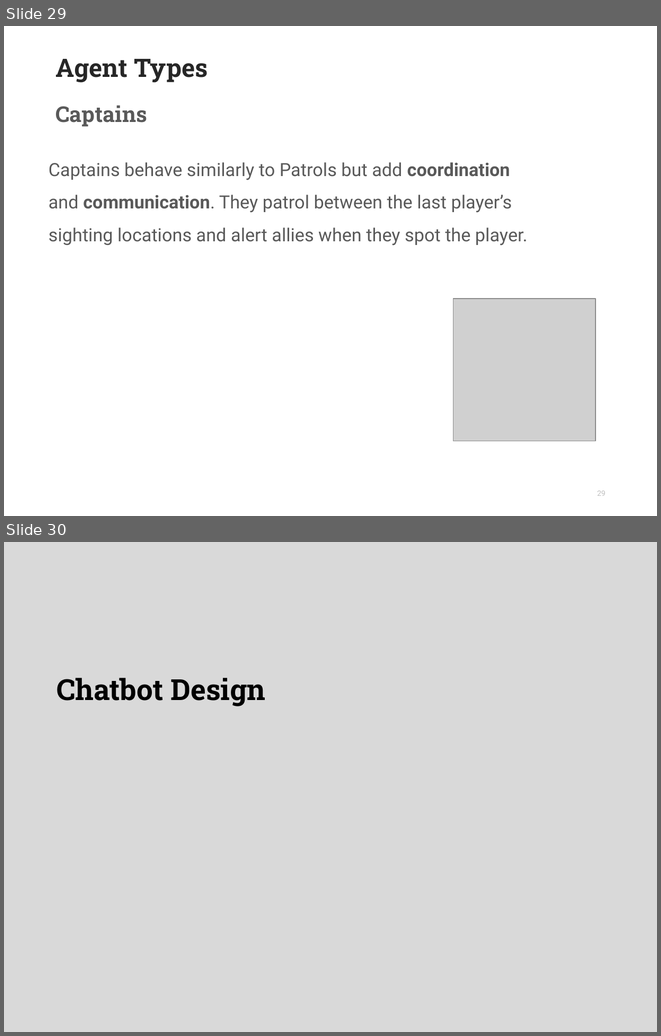
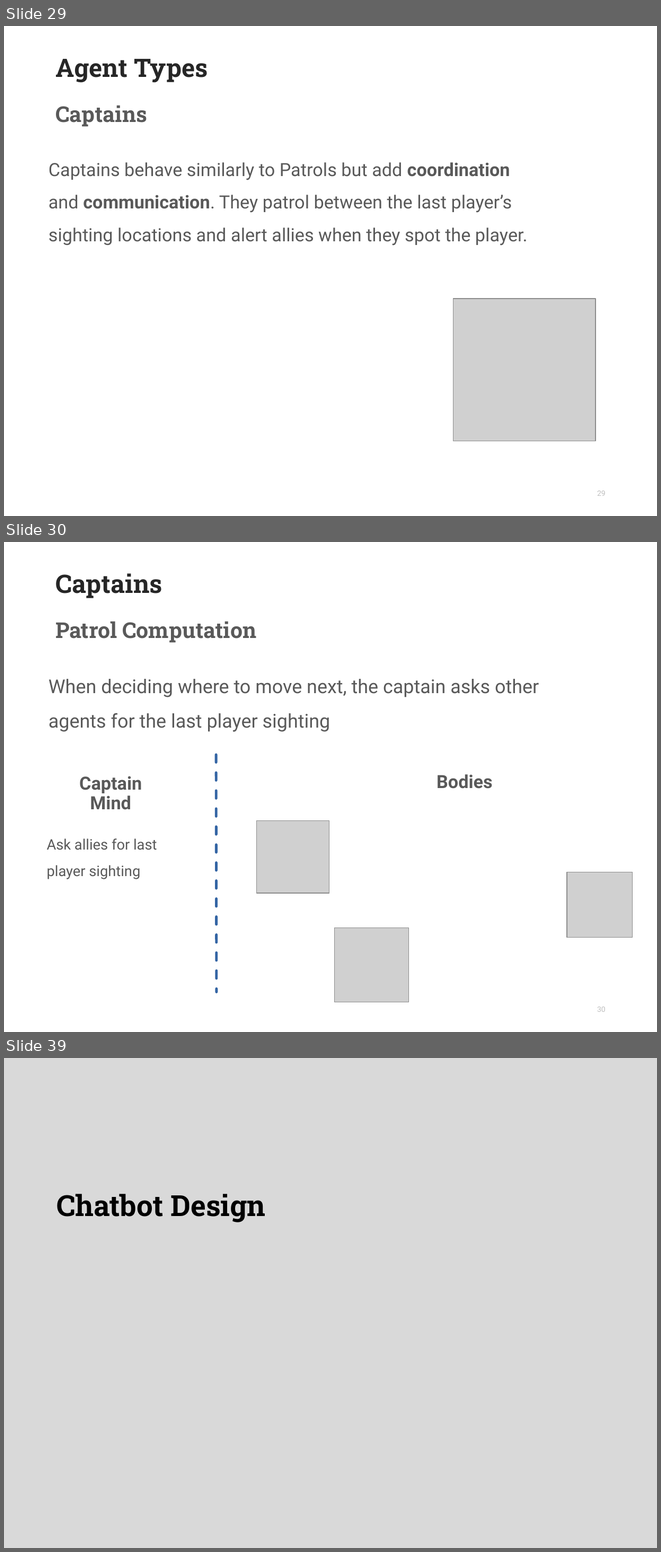
Before and after one commit to inkeaton/TakeThemOut, a slide deck: S4965918_SDAI_NLP_Slides.odp. Shown one above the other, each under a label of ours: slides 29 and 30 before the commit, slides 29, 30 and 39 after it; the slides between them are not shown. The pictures are 661x1036 and 661x1552 pixels, drawn with LibreOffice and Linux fonts; fonts in the diff are those of the drawing; grey boxes stand for pictures; background and template pictures are left out. Boxes give left, top, right and bottom in pixels: in the first picture for what was removed or moved away, otherwise in the second. Text is boxed around its words. In the diff, an @@ line names an element or a change of style, - is before the commit and + after.

```diff
--- a/S4965918_SDAI_NLP_Slides.odp
+++ b/S4965918_SDAI_NLP_Slides.odp
@@ slide 30 added at [4, 542, 657, 1032], background #FFFFFF @@
@@ title added at [55, 573, 162, 598], 28 pt, text #262626, bold @@
+Captains
@@ text added at [55, 621, 256, 643], 24 pt, text #595959, bold @@
+Patrol Computation
@@ text added at [49, 679, 539, 732], 21 pt, text #595959 @@
+When deciding where to move next, the captain asks other agents for the last player sighting
@@ line added from (216, 754) to (216, 992), #3465A4 2.83 pt dashed @@
@@ text added at [79, 776, 142, 810], 20 pt, text #595959, bold @@
+Captain
+Mind
@@ text added at [436, 774, 493, 788], 20 pt, text #595959, bold @@
+Bodies
@@ picture added at [257, 820, 329, 893] @@
@@ text added at [47, 838, 157, 879], 16 pt, text #595959 @@
+Ask allies for last player sighting
@@ picture added at [567, 872, 632, 937] @@
@@ picture added at [334, 927, 409, 1002] @@
@@ page number added at [597, 1006, 606, 1012], 8.2 pt, text #BFBFBF @@
+30
@@ what was slide 30 is now slide 39 @@
```
Also in this commit, not shown: 3 slides changed, 23 other slides added, 9 slides removed, 2 other files.
